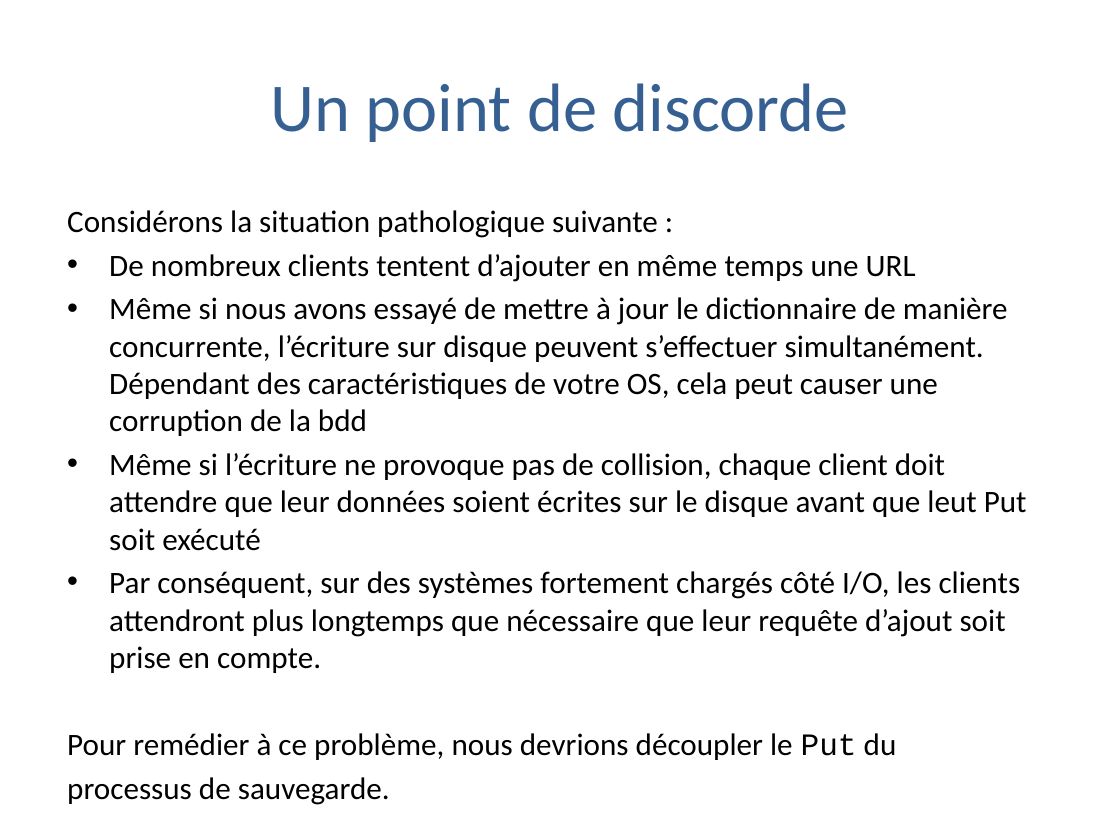
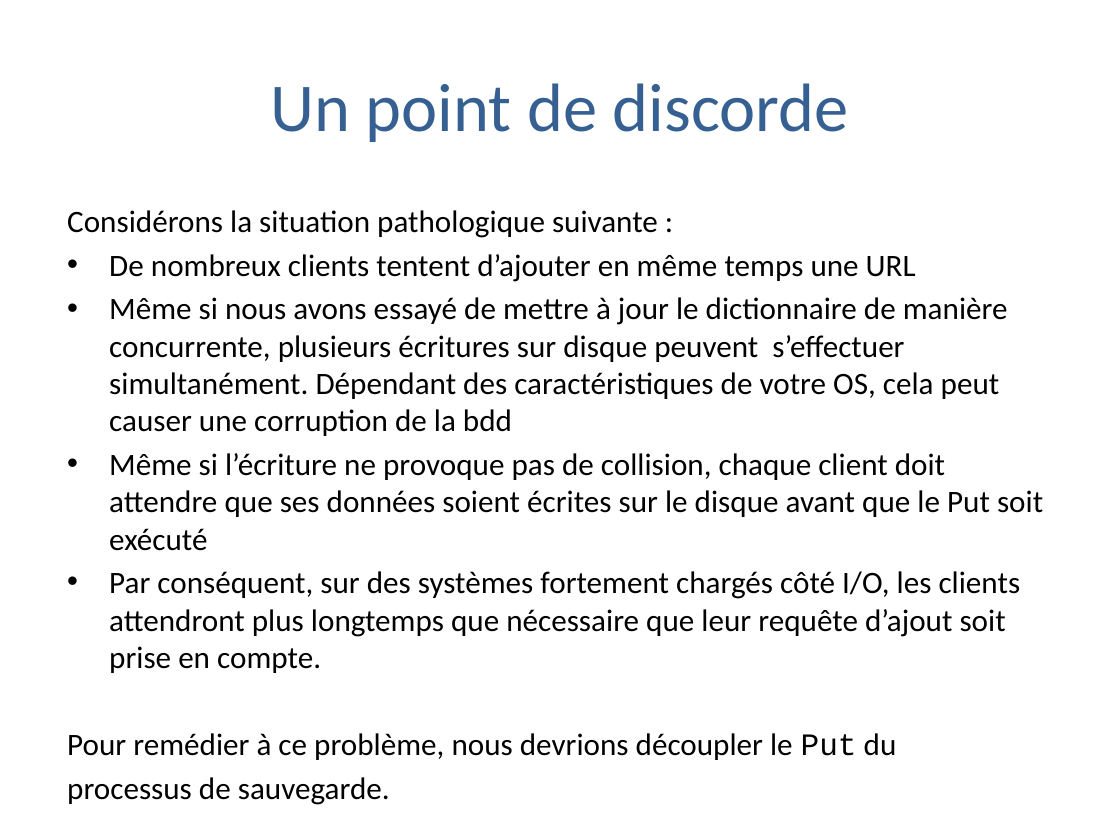
Before and after one commit to trash-anger/golang-france, a slide deck: slide 31 of Go-documentation/cours-general/Pratique de la programmation en go.pptx. Drawn at 1120x840 pixels with LibreOffice and Linux fonts; fonts in the diff are those of the drawing; background and template pictures are left out. Boxes give left, top, right and bottom in pixels: in the first picture for what was removed or moved away, otherwise in the second. Text is boxed around its words. In the diff, an @@ line names an element or a change of style, - is before the commit and + after.

```diff
--- a/Go-documentation/cours-general/Pratique de la programmation en go.pptx
+++ b/Go-documentation/cours-general/Pratique de la programmation en go.pptx
@@ text at bbox=[109, 297, 1043, 551]: text changed @@
-• Même si nous avons essayé de mettre à jour le dictionnaire de manière concurrente, l’écriture sur disque peuvent s’effectuer simultanément. Dépendant des caractéristiques de votre OS, cela peut causer une corruption de la bdd
-• Même si l’écriture ne provoque pas de collision, chaque client doit attendre que leur données soient écrites sur le disque avant que leut Put soit exécuté
+• Même si nous avons essayé de mettre à jour le dictionnaire de manière concurrente, plusieurs écritures sur disque peuvent s’effectuer simultanément. Dépendant des caractéristiques de votre OS, cela peut causer une corruption de la bdd
+• Même si l’écriture ne provoque pas de collision, chaque client doit attendre que ses données soient écrites sur le disque avant que le Put soit exécuté
```
Also in this commit, not shown: 35 other slides changed, 1 other file.
